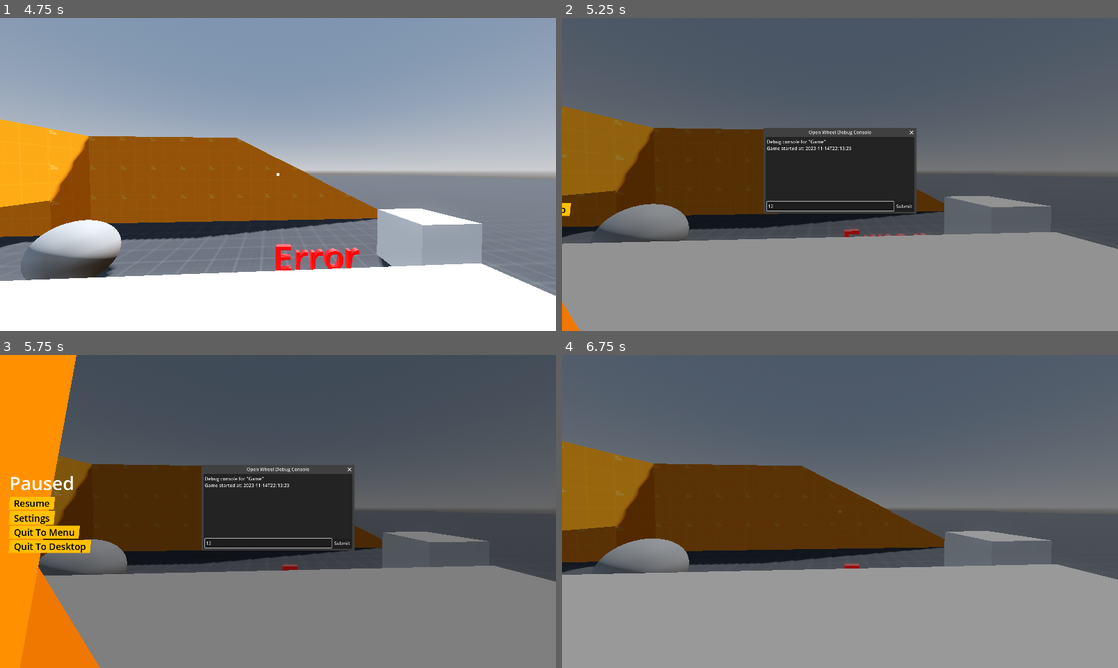
Above: before the commit, frames 1-4 (two rows, left to right).
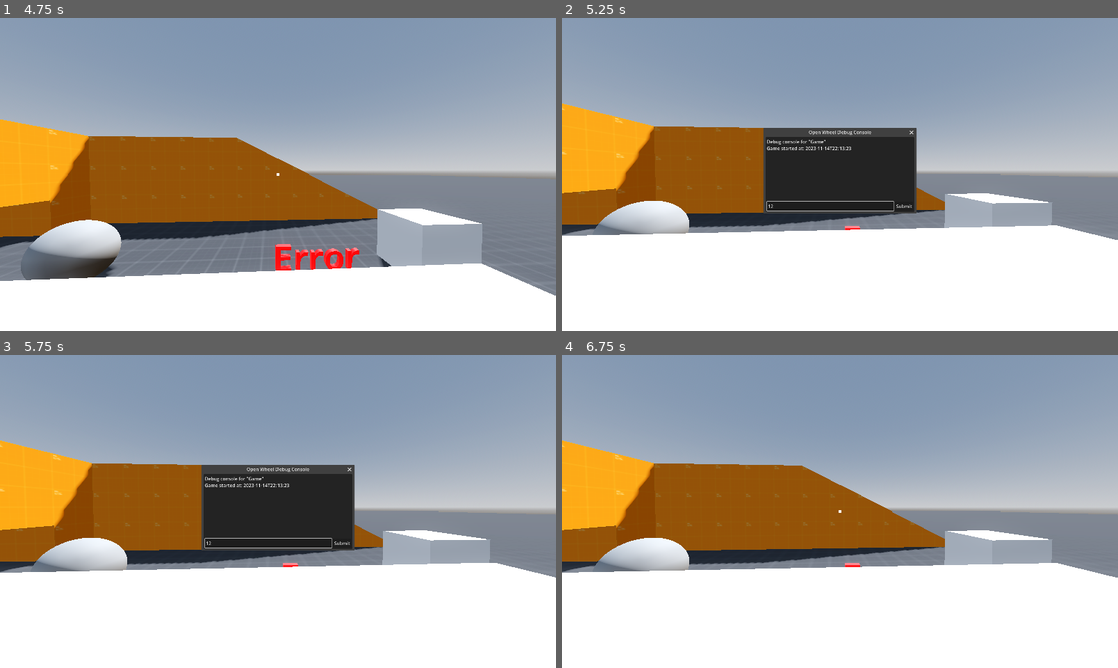
Above: after the commit, the same moments.

Repository: m-rafiwidya/Last-Light-NasaSpaceApps
Game: Godot game, scene res://src/main.tscn
Same seed, same stepped clock (60 frames per second), same inputs: the game is played once before the commit and once after it.
Inputs (mouse positions are in pixels of both pictures, inside the frame that each line leads up to):
- Up to frame 1 (4.75 s): click "Start" at 0.5 s; move the mouse to (305, 174) at 1.27 s; hold W (move_forward) from 1.28 s (still down); click (305, 174) at 1.35 s; tap Space (move_jump) at 1.52, 2.27, 3.77, 4.52 s; move the mouse to (250, 174) at 2.02 s; right-click (250, 174) at 2.1 s; move the mouse to (289, 168) at 2.77 s; tap E (interact_use) at 2.85 s; move the mouse to (272, 180) at 3.52 s; tap Ctrl (move_crouch) at 3.6 s; move the mouse to (316, 177) at 4.27 s; hold Shift (move_sprint) from 4.28 s (still down)
- Up to frame 2 (5.25 s): tap ` (console) at 4.9 s; release W (move_forward) at 5 s; release Shift (move_sprint) at 5 s; click (828, 205) at 5.02 s; type "12" at 5.1 s
- Up to frame 3 (5.75 s): no input
- Up to frame 4 (6.75 s): click "Submit" at 5.75 s; click (595, 502) at 6.5 s, where only the run before the commit has a clickable "Resume"

Frame 1 is identical in both runs. In frame 2, 92% of the frame differs, in the area x 0-100%, y 0-100%; in frame 3, 92%; in frame 4, 99%.

Commit message:
changed debug console behavior, removed unused test level elements, and updated readme

Diff:
--- a/game/src/autoloads/debug.gd
+++ b/game/src/autoloads/debug.gd
@@ -41,7 +41,6 @@
 					viewport.debug_draw = Viewport.DEBUG_DRAW_UNSHADED
 				else:
 					viewport.debug_draw = Viewport.DEBUG_DRAW_DISABLED
-			"offcam":
-				GameState.player.detach_cam()
+
 			_:
 				add_log("Unknown command \"%s\"" % argv[0])
--- a/game/src/levels/test_level.tscn
+++ b/game/src/levels/test_level.tscn
@@ -2,8 +2,6 @@
 
 [ext_resource type="Texture2D" uid="uid://b6i0nsumhm8x4" path="res://res/textures/dev/grey.png" id="1_br53r"]
 [ext_resource type="Texture2D" uid="uid://dt4imig118lxf" path="res://res/textures/dev/orange.png" id="2_7hvae"]
-[ext_resource type="Script" uid="uid://bw2al2a8dx44a" path="res://src/dialog/dialog.gd" id="13_tximp"]
-[ext_resource type="Script" uid="uid://djhpo3vaty23j" path="res://src/dialog/dialog_sequence.gd" id="14_cp8bs"]
 
 [sub_resource type="ProceduralSkyMaterial" id="ProceduralSkyMaterial_6o3kl"]
 sky_horizon_color = Color(0.66224277, 0.6717428, 0.6867428, 1)
@@ -156,41 +154,6 @@
 [sub_resource type="BoxShape3D" id="BoxShape3D_43bbr"]
 size = Vector3(3, 1, 3)
 
-[sub_resource type="GDScript" id="GDScript_sj6ii"]
-script/source = "extends StaticBody3D
-
-@export var dialog_sequence: DialogSequence
-
-#func _ready() -> void:
-	#$InteractTrigger.interacted.connect(_on_interact_trigger_interacted)
-
-
-func _on_interact_trigger_interacted(_player: Player):
-	DialogServer.play_dialog_sequence(dialog_sequence)
-"
-
-[sub_resource type="Resource" id="Resource_lu5o7"]
-script = ExtResource("13_tximp")
-subtitle = "test dialog 1"
-metadata/_custom_type_script = "uid://bvemnr2hw5dig"
-
-[sub_resource type="Resource" id="Resource_400hj"]
-script = ExtResource("13_tximp")
-subtitle = "test dialog 2 but this time its a bit longer and i need to pad this out to check if it actually works"
-metadata/_custom_type_script = "uid://bvemnr2hw5dig"
-
-[sub_resource type="Resource" id="Resource_jgypk"]
-script = ExtResource("14_cp8bs")
-dialogs = Array[ExtResource("13_tximp")]([SubResource("Resource_lu5o7"), SubResource("Resource_400hj")])
-
-[sub_resource type="CompressedTexture2D" id="CompressedTexture2D_qc03e"]
-
-[sub_resource type="CylinderShape3D" id="CylinderShape3D_65gcu"]
-
-[sub_resource type="CylinderShape3D" id="CylinderShape3D_cgx1x"]
-height = 2.2
-radius = 0.6
-
 [node name="TestLevel" type="Node3D" unique_id=225028321]
 
 [node name="DirectionalLight3D" type="DirectionalLight3D" parent="." unique_id=1459703161]
@@ -373,84 +336,3 @@
 
 [node name="CollisionShape3D" type="CollisionShape3D" parent="CharacterBody3D" unique_id=93729509]
 shape = SubResource("BoxShape3D_43bbr")
-
-[node name="Character" type="StaticBody3D" parent="." unique_id=1092200614]
-transform = Transform3D(1, 0, 0, 0, 1, 0, 0, 0, 1, 7.0433836, 0, 0.90798664)
-collision_mask = 0
-script = SubResource("GDScript_sj6ii")
-dialog_sequence = SubResource("Resource_jgypk")
-
-[node name="Sprite3D" type="Sprite3D" parent="Character" unique_id=1979578873]
-offset = Vector2(0, 1200)
-pixel_size = 0.0007
-billboard = 2
-texture = SubResource("CompressedTexture2D_qc03e")
-region_enabled = true
-region_rect = Rect2(2146.805, 45.73468, 746.1411, 2397.438)
-
-[node name="CollisionShape3D" type="CollisionShape3D" parent="Character" unique_id=1464946605]
-transform = Transform3D(1, 0, 0, 0, 1, 0, 0, 0, 1, 0, 1, 0)
-shape = SubResource("CylinderShape3D_65gcu")
-
-[node name="InteractTrigger" type="Area3D" parent="Character" unique_id=392497603]
-collision_layer = 16
-collision_mask = 0
-metadata/_custom_type_script = "uid://b3epixqjbcndx"
-
-[node name="CollisionShape3D" type="CollisionShape3D" parent="Character/InteractTrigger" unique_id=65683976]
-transform = Transform3D(1, 0, 0, 0, 1, 0, 0, 0, 1, 0, 1, 0)
-shape = SubResource("CylinderShape3D_cgx1x")
-
-[node name="Character2" type="StaticBody3D" parent="." unique_id=416323292]
-transform = Transform3D(1, 0, 0, 0, 1, 0, 0, 0, 1, 7.0433836, 0, -0.09201336)
-collision_mask = 0
-script = SubResource("GDScript_sj6ii")
-dialog_sequence = SubResource("Resource_jgypk")
-
-[node name="Sprite3D" type="Sprite3D" parent="Character2" unique_id=622042227]
-offset = Vector2(0, 1200)
-pixel_size = 0.0007
-billboard = 2
-texture = SubResource("CompressedTexture2D_qc03e")
-region_enabled = true
-region_rect = Rect2(1050.6699, 13.759827, 691.0984, 2415.7856)
-
-[node name="CollisionShape3D" type="CollisionShape3D" parent="Character2" unique_id=1328824742]
-transform = Transform3D(1, 0, 0, 0, 1, 0, 0, 0, 1, 0, 1, 0)
-shape = SubResource("CylinderShape3D_65gcu")
-
-[node name="InteractTrigger" type="Area3D" parent="Character2" unique_id=1330368091]
-collision_layer = 16
-collision_mask = 0
-metadata/_custom_type_script = "uid://b3epixqjbcndx"
-
-[node name="CollisionShape3D" type="CollisionShape3D" parent="Character2/InteractTrigger" unique_id=1713632208]
-transform = Transform3D(1, 0, 0, 0, 1, 0, 0, 0, 1, 0, 1, 0)
-shape = SubResource("CylinderShape3D_cgx1x")
-
-[node name="Character3" type="StaticBody3D" parent="." unique_id=2025166399]
-transform = Transform3D(1, 0, 0, 0, 1, 0, 0, 0, 1, 7.0433836, 0, -1.0920134)
-collision_mask = 0
-script = SubResource("GDScript_sj6ii")
-dialog_sequence = SubResource("Resource_jgypk")
-
-[node name="Sprite3D" type="Sprite3D" parent="Character3" unique_id=308821286]
-offset = Vector2(0, 1200)
-pixel_size = 0.0007
-billboard = 2
-texture = SubResource("CompressedTexture2D_qc03e")
-region_enabled = true
-region_rect = Rect2(29.3125, 1.5280151, 740.0254, 2458.597)
-
-[node name="CollisionShape3D" type="CollisionShape3D" parent="Character3" unique_id=731793104]
-transform = Transform3D(1, 0, 0, 0, 1, 0, 0, 0, 1, 0, 1, 0)
-shape = SubResource("CylinderShape3D_65gcu")
-
-[node name="InteractTrigger" type="Area3D" parent="Character3" unique_id=1905824358]
-collision_layer = 16
-collision_mask = 0
-metadata/_custom_type_script = "uid://b3epixqjbcndx"
-
-[node name="CollisionShape3D" type="CollisionShape3D" parent="Character3/InteractTrigger" unique_id=697443830]
-transform = Transform3D(1, 0, 0, 0, 1, 0, 0, 0, 1, 0, 1, 0)
-shape = SubResource("CylinderShape3D_cgx1x")
--- a/game/src/ui/ui_manager/ui_manager.gd
+++ b/game/src/ui/ui_manager/ui_manager.gd
@@ -13,8 +13,6 @@
 
 func _process(_delta: float) -> void:
 	if Input.is_action_just_pressed("console"):
-		if GameState.state == GameState.State.IN_GAME:
-			GameState.change_state_to(GameState.State.PAUSED)
 		if $Console.visible:
 			$Console.hide()
 		else:
